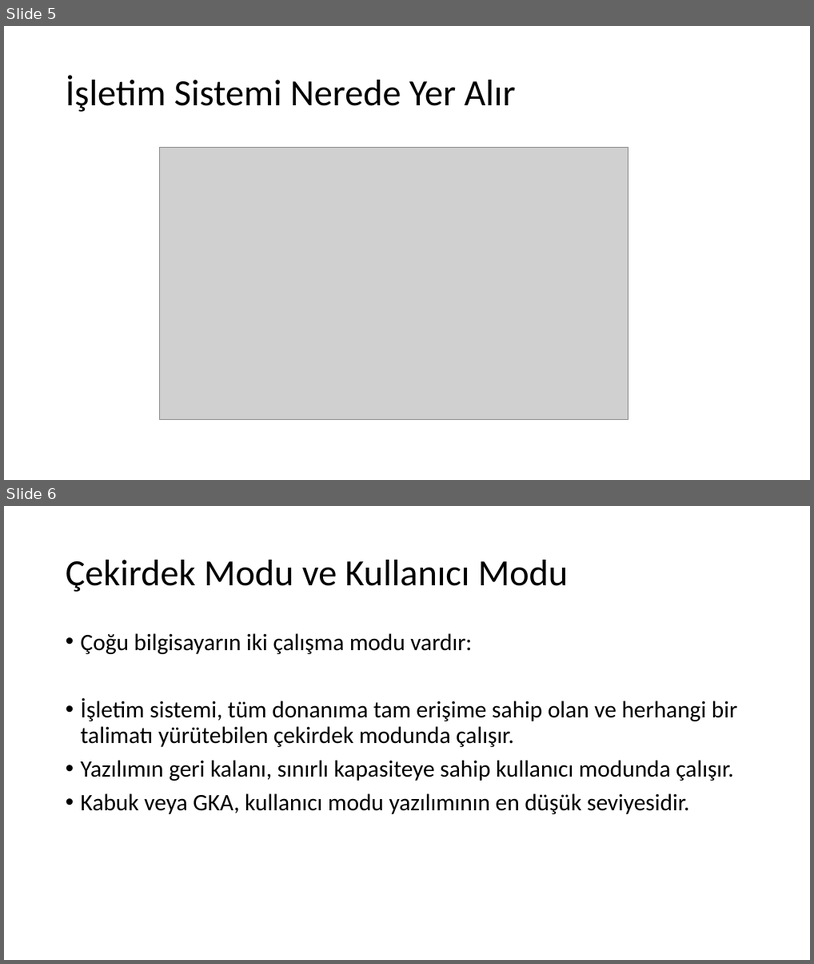
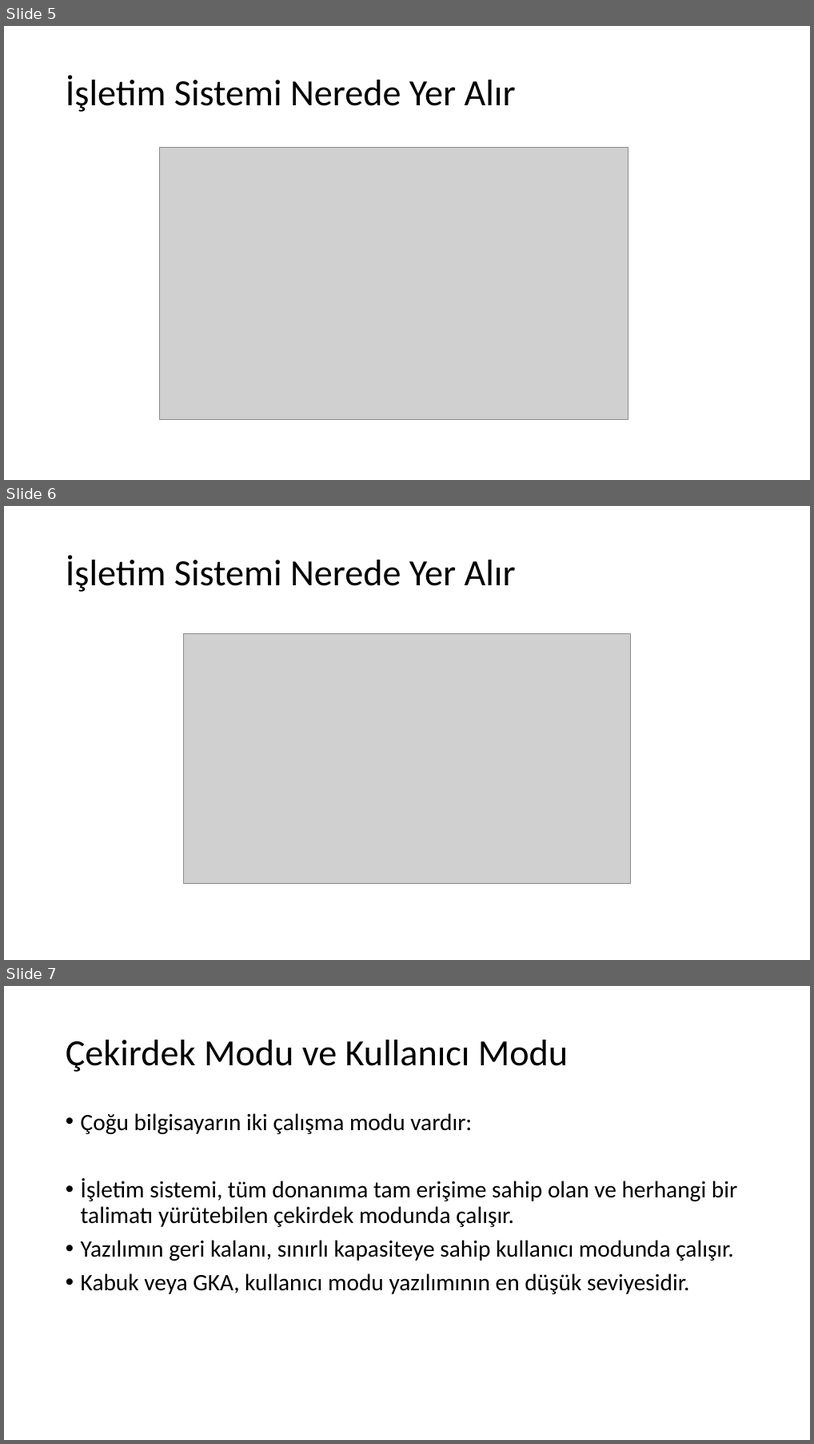
Before and after one commit to sercankulcu/sercankulcu.github.io, a slide deck: assets/teaching/os/1_Bolum_1_Giris.pptx. Shown one above the other, each under a label of ours: slides 5 and 6 before the commit, slides 5, 6 and 7 after it. The pictures are 814x964 and 814x1444 pixels, drawn with LibreOffice and Linux fonts; fonts in the diff are those of the drawing; grey boxes stand for pictures. Boxes give left, top, right and bottom in pixels: in the first picture for what was removed or moved away, otherwise in the second. Text is boxed around its words. In the diff, an @@ line names an element or a change of style, - is before the commit and + after.

```diff
--- a/assets/teaching/os/1_Bolum_1_Giris.pptx
+++ b/assets/teaching/os/1_Bolum_1_Giris.pptx
@@ slide 6 added at (x1=4, y1=506, x2=810, y2=960), background #FFFFFF @@
@@ title added at (x1=66, y1=555, x2=516, y2=592), 44 pt, text #000000 @@
+İşletim Sistemi Nerede Yer Alır
@@ picture added at (x1=184, y1=634, x2=630, y2=884) @@
@@ what was slide 6 is now slide 7 @@
```
Also in this commit, not shown: 7 slides changed, 2 other slides added, 3 other files.
